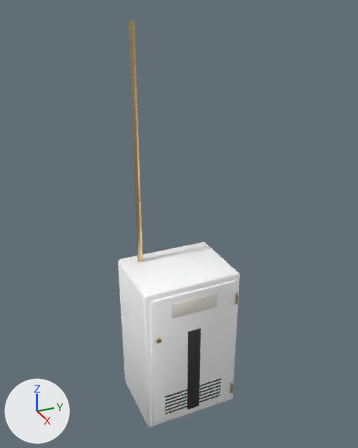
The FBX model project/Assets/Models/HQ/Study/Study_Breaker.fbx, before and after one commit.
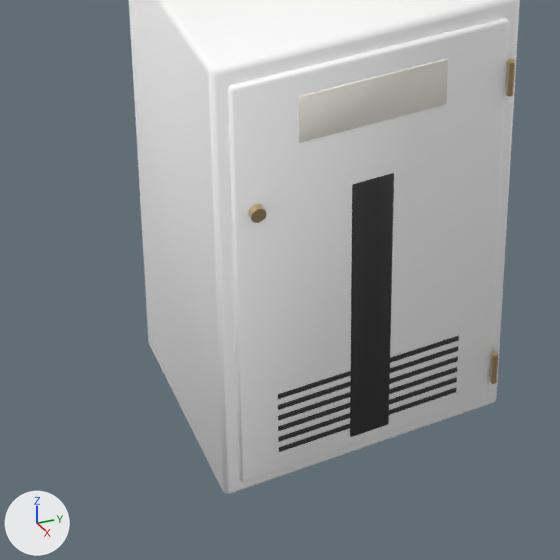
Old and new are each drawn whole from a 50 mm lens placed at (1.897, -0.882, 2.968), pointed at (-0.094, 0.014, 1.973) and again close up on the part from 22% to 70% of the width and 61% to 100% of the height. Lighting does not change. The marker at lower left points along +X, +Y and +Z. The last two pictures show the newer version. Where no turn or scale is listed for an object, it has been applied to the vertices. Vertices at exactly the same position are counted once.

Objects in the first close-up: 'Study_Breaker'.
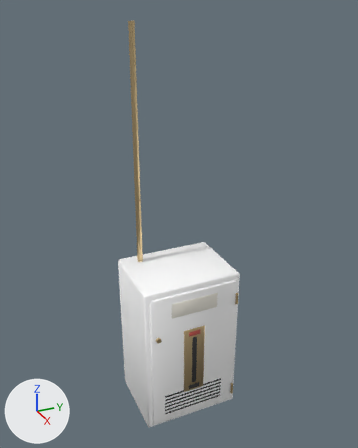
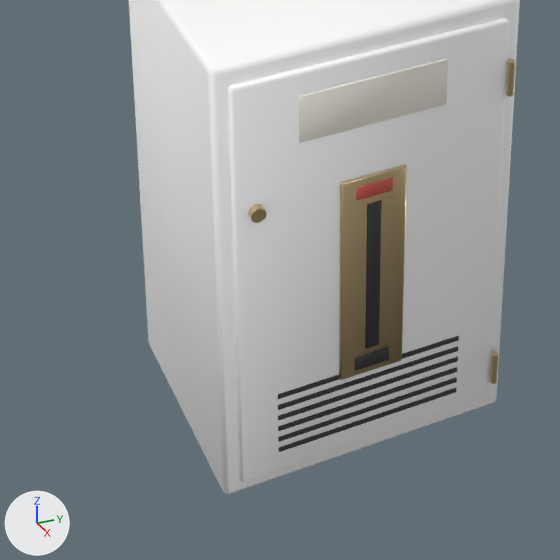
The change in detail:
Material 'STD_LeverRed' (mat_std_leverred) is new.
Its base color is (0.6, 0.1, 0.08) (red #cb5950).
Its roughness is 0.45.
me_study_breaker is used by ob_study_breaker; location (0.0, 0.0, 0.0).
me_study_breaker had 1056 vertices, 1046 faces and spanned x -0.28..0.13, y -0.25..0.25, z 0.95..2.88.
me_study_breaker now has 1344 vertices, 1340 faces and spans x -0.28..0.13, y -0.25..0.25, z 0.95..2.88.
me_study_breaker part 1: the loose piece of 96 vertices spanning x 0.11..0.12, y -0.22..0.23, z 0.98..1.72 is copied, and the copy is scaled about its middle by (0.333, 0.0496, 0.379), then moved by (0.01, 0.0, -0.03), in mat_std_black (dark grey #303030); it spans x 0.12..0.13, y -0.01..0.01, z 1.18..1.46.
Part 2, on me_study_breaker:
37 faces are deleted.
23 vertices in x 0.12, y -0.03..0.03, z 1.0 move by (0.01, 0.0, 0.47).
19 vertices in x 0.12, y -0.03..0.03, z 1.0 move by (0.0, 0.0, 0.47).
5 vertices in x 0.12, y 0.03..0.04, z 1.0 move by (0.0, 0.02, 0.13).
5 vertices in x 0.12, y 0.03..0.04, z 1.5 move by (0.0, 0.02, 0.01).
3 vertices in x 0.12, y -0.03, z 1.5 move by (0.01, 0.0, 0.0).
24 vertices move from x 0.12, y -0.03..0.04, z 1.0..1.5 to x 0.12..0.13, y -0.05..0.03, z 1.47..1.51.
88 vertices are added at x 0.12..0.13, y -0.05..0.06, z 1.13..1.51.
8 new vertices lie (0.0, 0.0, -0.38) away from vertices in x 0.12, y -0.05..0.05, z 1.51.
98 new faces join them, mat_std_brass (beige #ddc495).
37 new faces join them, mat_std_leverred (red #cb5950).
me_study_breaker part 3: 61 faces spanning x 0.12..0.13, y -0.03..0.03, z 1.47..1.5 switch from mat_std_black (dark grey #303030) to mat_std_leverred (red #cb5950).
Other edits to the shape of me_study_breaker do not show in these pictures.

Location of each change, [x1, y1, x2, y2] in pixels of the close-ups (560 x 560 px):
part 1 of me_study_breaker, added
    after: [365, 200, 382, 349]
part 2 of me_study_breaker, built on
    before: [353, 173, 394, 185]
    after: [339, 165, 407, 380]
part 3 of me_study_breaker, recoloured
    before: [350, 174, 394, 437]
    after: [356, 178, 393, 201]
